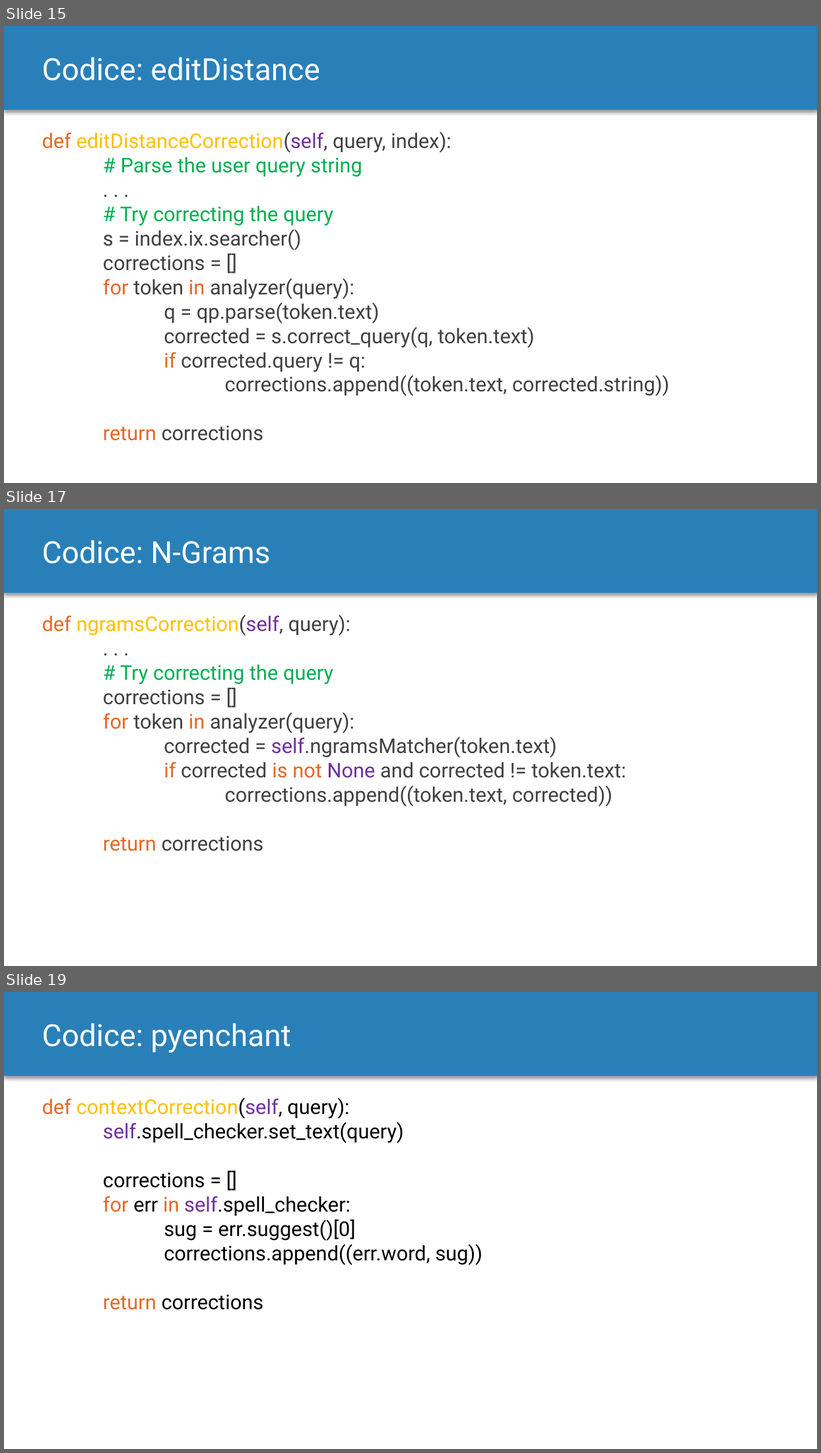
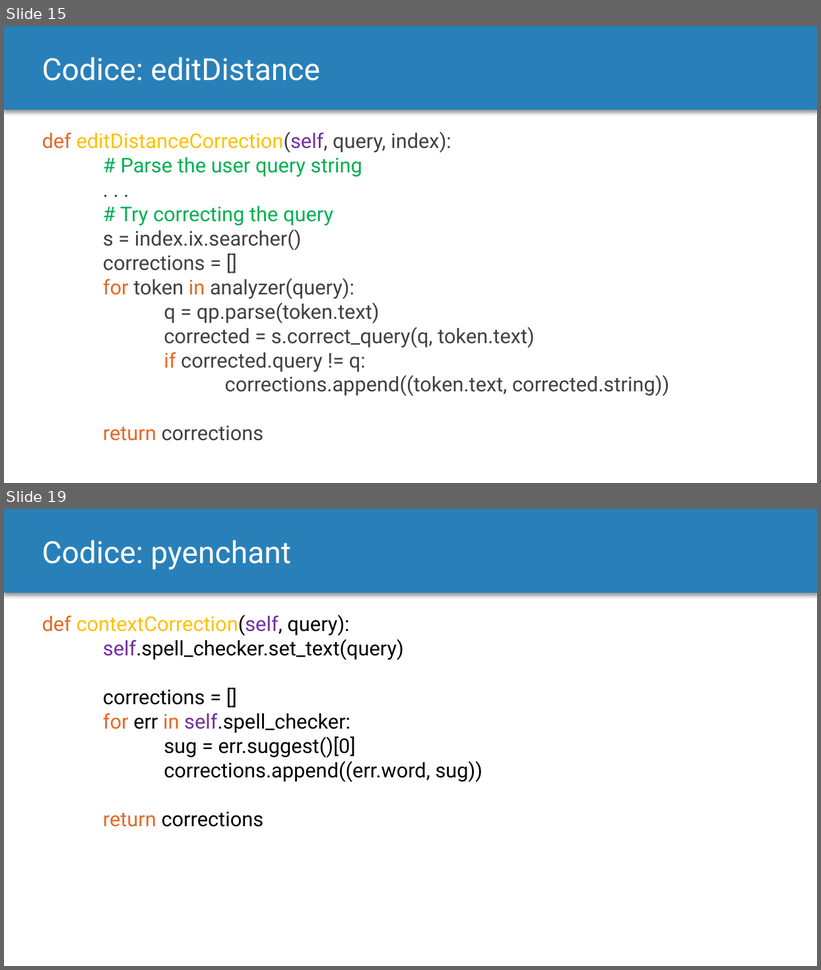
Before and after one commit to MurgoloMichele/GAvI, a slide deck: doc/Progetto.pptx. Shown one above the other, each under a label of ours: slides 15, 17 and 19 before the commit, slides 15 and 19 after it; the slides between them are not shown. The pictures are 821x1453 and 821x970 pixels, drawn with LibreOffice and Linux fonts; fonts in the diff are those of the drawing. Boxes give left, top, right and bottom in pixels: in the first picture for what was removed or moved away, otherwise in the second. Text is boxed around its words. In the diff, an @@ line names an element or a change of style, - is before the commit and + after.

```diff
--- a/doc/Progetto.pptx
+++ b/doc/Progetto.pptx
@@ slide 17 removed at (4, 509, 817, 966), background #FFFFFF; not listed: 1 template element that a slide beside it also shows @@
@@ text removed at (42, 540, 270, 564) @@
-Codice: N-Grams
@@ text removed at (42, 615, 626, 852) @@
-def ngramsCorrection(self, query):
-. . .
-# Try correcting the query
-corrections = []
-for token in analyzer(query):
-corrected = self.ngramsMatcher(token.text)
-if corrected is not None and corrected != token.text:
-corrections.append((token.text, corrected))
-return corrections
```
Also in this commit, not shown: 6 slides changed, 9 slides added, 1 other slide removed, 2 other files.
